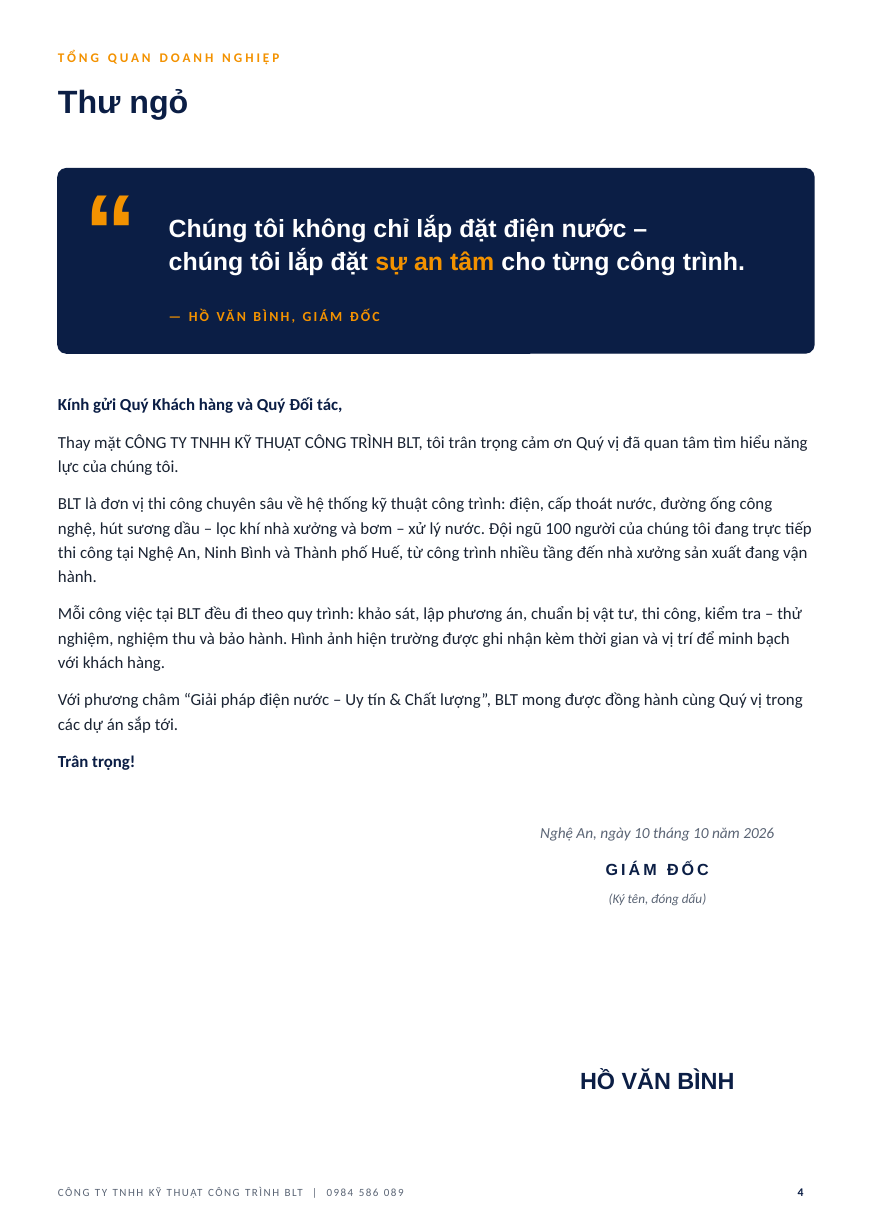
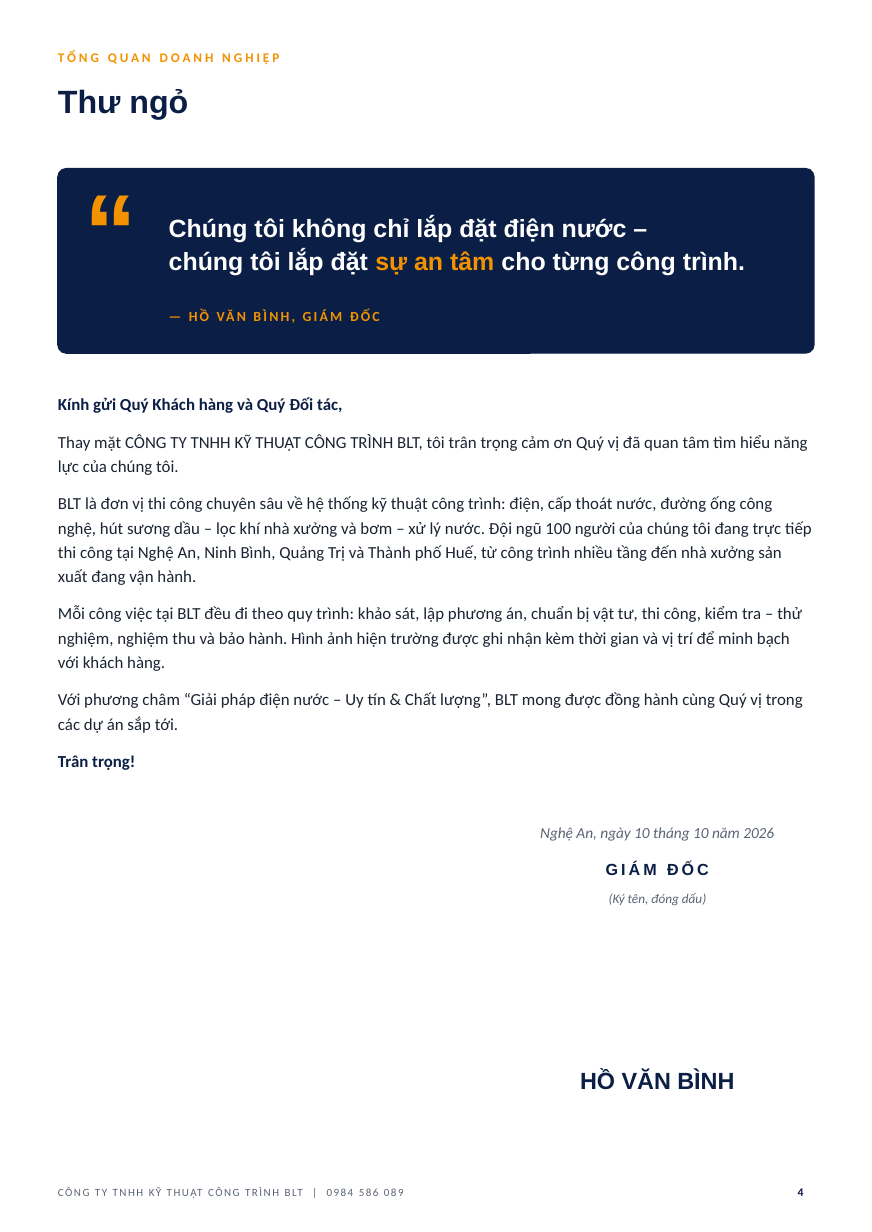
Before and after one commit to haquyenkl2-sys/C-NG-TY-CP-TH-NG-M-I-T-NG-H-P-MINH-PH-T, a slide deck: slide 4 of ho-so-nang-luc-BLT/HO_SO_NANG_LUC_BLT.pptx. Drawn at 872x1232 pixels with LibreOffice and Linux fonts; fonts in the diff are those of the drawing; background and template pictures are left out. Boxes give left, top, right and bottom in pixels: in the first picture for what was removed or moved away, otherwise in the second. Text is boxed around its words. In the diff, an @@ line names an element or a change of style, - is before the commit and + after.

```diff
--- a/ho-so-nang-luc-BLT/HO_SO_NANG_LUC_BLT.pptx
+++ b/ho-so-nang-luc-BLT/HO_SO_NANG_LUC_BLT.pptx
@@ text at (58, 496, 812, 585): text changed @@
-BLT là đơn vị thi công chuyên sâu về hệ thống kỹ thuật công trình: điện, cấp thoát nước, đường ống công nghệ, hút sương dầu – lọc khí nhà xưởng và bơm – xử lý nước. Đội ngũ 100 người của chúng tôi đang trực tiếp thi công tại Nghệ An, Ninh Bình và Thành phố Huế, từ công trình nhiều tầng đến nhà xưởng sản xuất đang vận hành.
+BLT là đơn vị thi công chuyên sâu về hệ thống kỹ thuật công trình: điện, cấp thoát nước, đường ống công nghệ, hút sương dầu – lọc khí nhà xưởng và bơm – xử lý nước. Đội ngũ 100 người của chúng tôi đang trực tiếp thi công tại Nghệ An, Ninh Bình, Quảng Trị và Thành phố Huế, từ công trình nhiều tầng đến nhà xưởng sản xuất đang vận hành.
```
Also in this commit, not shown: 2 other slides changed, 2 other files.
